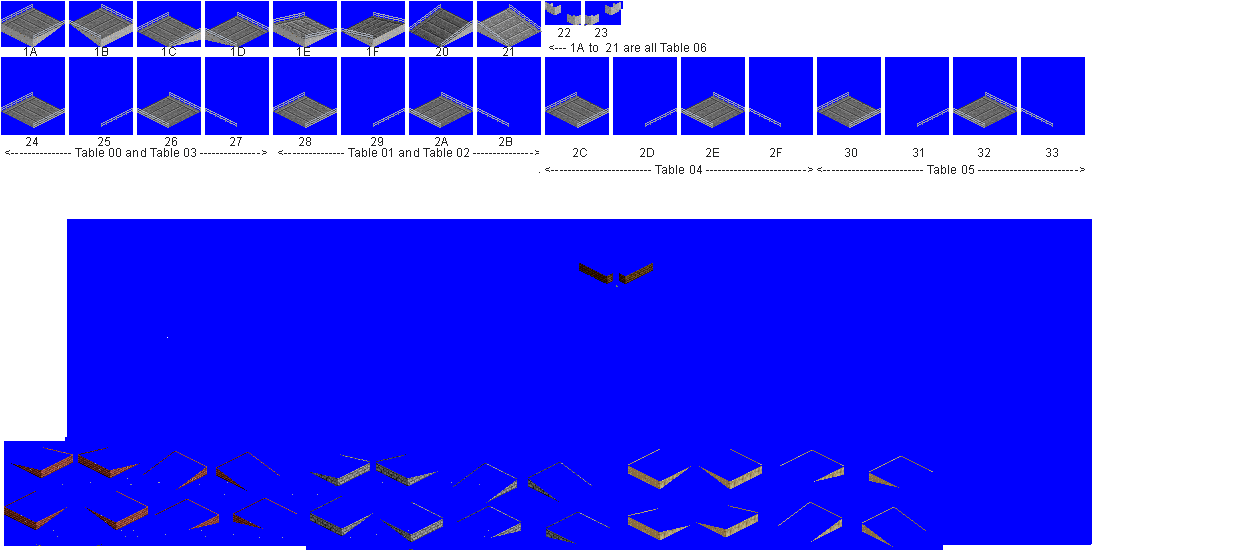
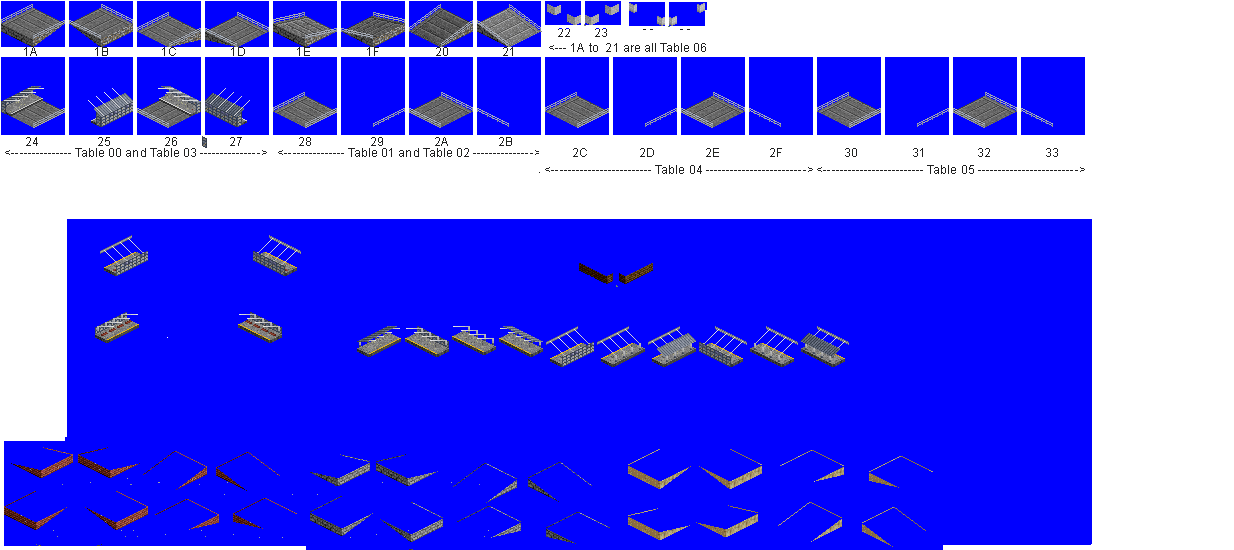
Revision of a layered w=1234, h=550 image; what changed, layer by layer:
hid "whitebase" over bbox(1, 24, 506, 47)
added layer "platforms" above "Pasted Layer #1" over bbox(1, 86, 849, 367)
painted on "Pasted Layer" over bbox(545, 1, 707, 30)
